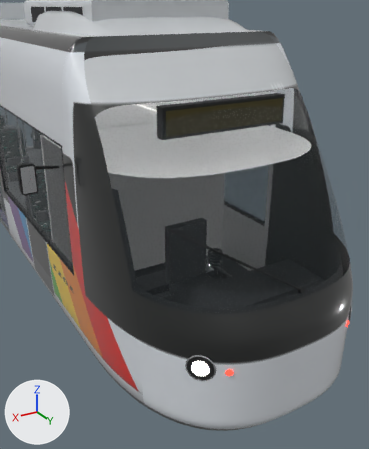
The glTF model tram_parts/extremites/avanto_paris/end_a_lod0.glb: old version first, new version second.
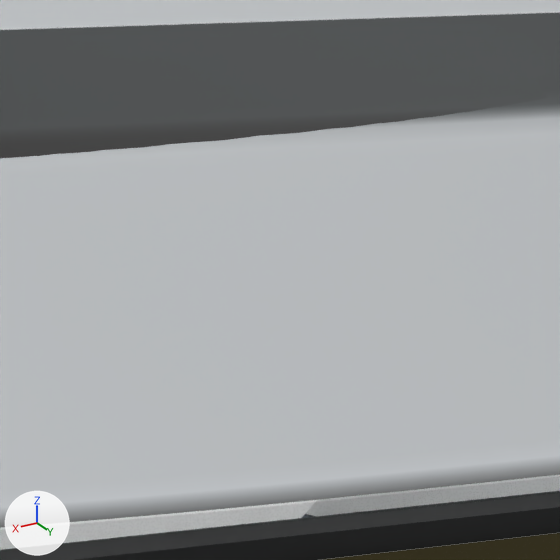
The first picture shows the older version from a 50 mm lens placed at (2.769, 7.862, 3.782), pointed at (0.521, 4.115, 1.908). The close-ups show the older and then the newer version on the part from 44% to 65% of the width and 7% to 24% of the height of that picture. Only the edits that show in the close-ups are written down. The axes (+X, +Y, +Z) are drawn at lower left. The lights are the same throughout. The close-ups show mesh edges as thin lines. Where no turn or scale is listed for an object, it has been applied to the vertices. Vertices at exactly the same position are counted once.

The first close-up shows 'em_dest_A', 'module_00'.
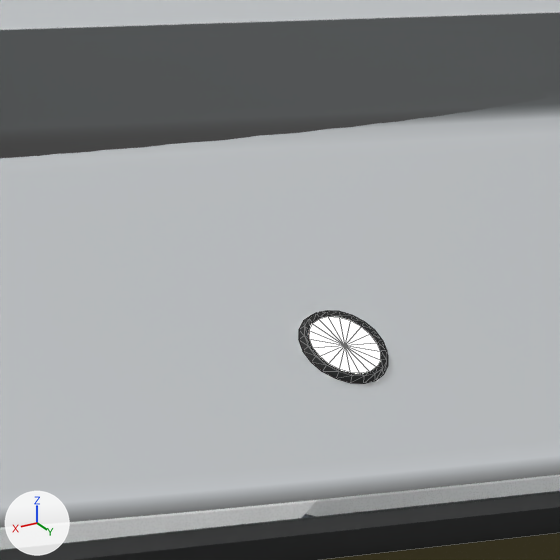
Pixel boxes [x1, y1, x2, y2] of what changed, in the close-ups (560 x 560 px):
'em_head_A', reshaped (not visible before)
    after: [299, 311, 388, 384]
part 1 of me_em_head_a, added
    after: [309, 317, 380, 373]
part 2 of me_em_head_a, added
    after: [299, 311, 388, 384]

What the commit changed:
me_em_head_a is used by ob_em_head_a; location (0.0, 5.26, 0.9).
me_em_head_a had 202 vertices, 280 faces and spanned x -0.94..0.94, y -0.34..-0.23, z 0.02..0.18.
me_em_head_a now has 286 vertices, 380 faces and spans x -0.94..0.94, y -1.59..-0.23, z 0.02..2.29.
me_em_head_a part 1: the loose piece of 21 vertices spanning x -0.94..-0.83, y -0.34..-0.23, z 0.02..0.18 is copied, and the copy is multiplied about its middle by the matrix ((0.441, 0.443, 0.0), (0.275, -0.273, 0.491), (0.348, -0.346, -0.387)), then moved by (0.88, -1.25, 2.15); it spans x -0.05..0.05, y -1.57..-1.5, z 2.22..2.29.
me_em_head_a part 2: a new loose piece of 63 vertices spanning x -0.06..0.06, y -1.59..-1.49, z 2.21..2.29, in mat_trim_black__part_00 (black #151718).
me_em_head_a gains material mat_trim_black__part_00 (black #151718).
